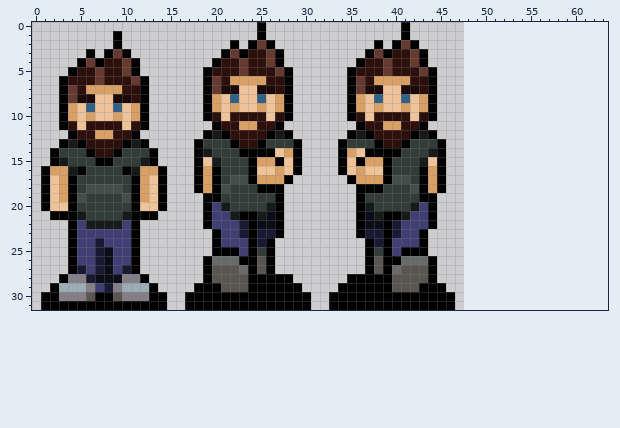
Two states of a pixel-art sprite, assets/images/matt.png. The picture above is the old version.
The file is 48x32 pixels. The old version is drawn lined up with the new one, on the new canvas.
Now the later version:
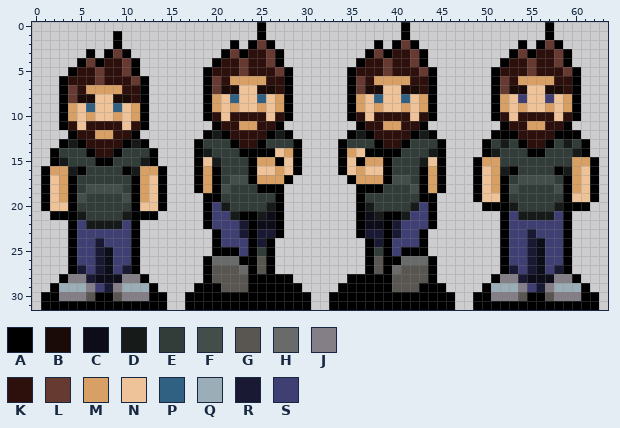
Palette (. is transparent): A #000000  B #1a0a08  C #0d0d1a  D #161a19  E #323c39  F #434d4a  G #595652  H #696a6a  J #847e87  K #2d0f0c  L #663931  M #d9a066  N #eec39a  P #306082  Q #9badb7  R #191933  S #3f3f74
Change:
canvas 48x32 -> 64x32
The author put colour A in rows 0 to 1 at x 57; in row 2 at x 54, 56 and 58; in row 3 at x 53, 55 and 59; in row 4 at x 52 and 59; in rows 5 to 10 at x 51 and 60; in row 11 at x 52 and 59.
The author put colour A in row 12 at x 51 to 53 and 58 to 60; in row 13 at x 50, 54, 57 and 61; in row 14 at x 50, 55 to 56 and 61; in row 15 at x 49 and 62; in row 16 at x 49, 53, 58 and 62; in rows 17 to 19 at x 49, 52, 59 and 62.
The author put colour A in row 20 at x 50 to 52 and 59 to 61; in rows 21 to 27 at x 52 and 59; in row 28 at x 51 and 60; in row 29 at x 50 and 61; in row 30 at x 49 to 50, 55 to 56 and 61 to 62; in row 31 at x 49 to 62.
The author put colour B in row 7 at x 53 to 54 and 57 to 58.
The author put colour C in rows 24 to 27 at x 56; in row 28 at x 55 to 57.
The author put colour D in row 13 at x 52 and 59; in row 14 at x 51 and 60; in row 16 at x 52 and 59; in row 20 at x 53 and 58; in row 21 at x 54 to 57.
The author put colour E in row 13 at x 51, 53, 58 and 60; in row 14 at x 52 to 54 and 57 to 59; in row 15 at x 52 to 59; in row 16 at x 54 to 57; in row 17 at x 53 and 58; in row 18 at x 54 to 57.
The author put colour E in row 19 at x 53 to 58; in row 20 at x 54 to 57.
The author put colour F in row 17 at x 54 to 57; in row 18 at x 53 and 58.
The author put colour G in row 30 at x 54 and 57.
The author put colour J in row 28 at x 52 to 53 and 58 to 59; in row 29 at x 54 and 57; in row 30 at x 51 to 53 and 58 to 60.
The author put colour K in row 3 at x 56 to 57; in row 4 at x 53 to 54 and 56 to 57; in row 5 at x 52 to 54 and 56 to 58; in row 6 at x 53 and 58 to 59; in row 7 at x 59; in row 10 at x 52, 54 to 57 and 59.
The author put colour K in row 11 at x 53 to 54 and 57 to 58; in row 12 at x 54 to 57; in row 13 at x 55 to 56.
The author put colour L in row 2 at x 57; in row 3 at x 54 and 58; in row 4 at x 55 and 58; in row 5 at x 55 and 59; in rows 6 to 7 at x 52.
The author put colour M in row 6 at x 54 to 57; in row 8 at x 52 and 59; in row 9 at x 52, 54, 57 and 59; in row 11 at x 55 to 56; in row 15 at x 50 to 51 and 60 to 61; in rows 16 to 18 at x 51 and 60.
The author put colour N in row 7 at x 55 to 56; in rows 8 to 9 at x 53, 55 to 56 and 58; in row 10 at x 53 and 58; in rows 16 to 18 at x 50 and 61; in row 19 at x 50 to 51 and 60 to 61.
The author put colour Q in row 29 at x 51 to 53 and 58 to 60.
The author put colour R in rows 23 to 26 at x 55; in row 27 at x 53, 55 and 58; in row 28 at x 54; in row 29 at x 56.
The author put colour S in row 8 at x 54 and 57; in row 21 at x 53 and 58; in row 22 at x 53 to 58; in row 23 at x 53 to 54 and 56 to 58; in rows 24 to 26 at x 53 to 54 and 57 to 58; in row 27 at x 54 and 57.
The author put colour S in row 29 at x 55.
